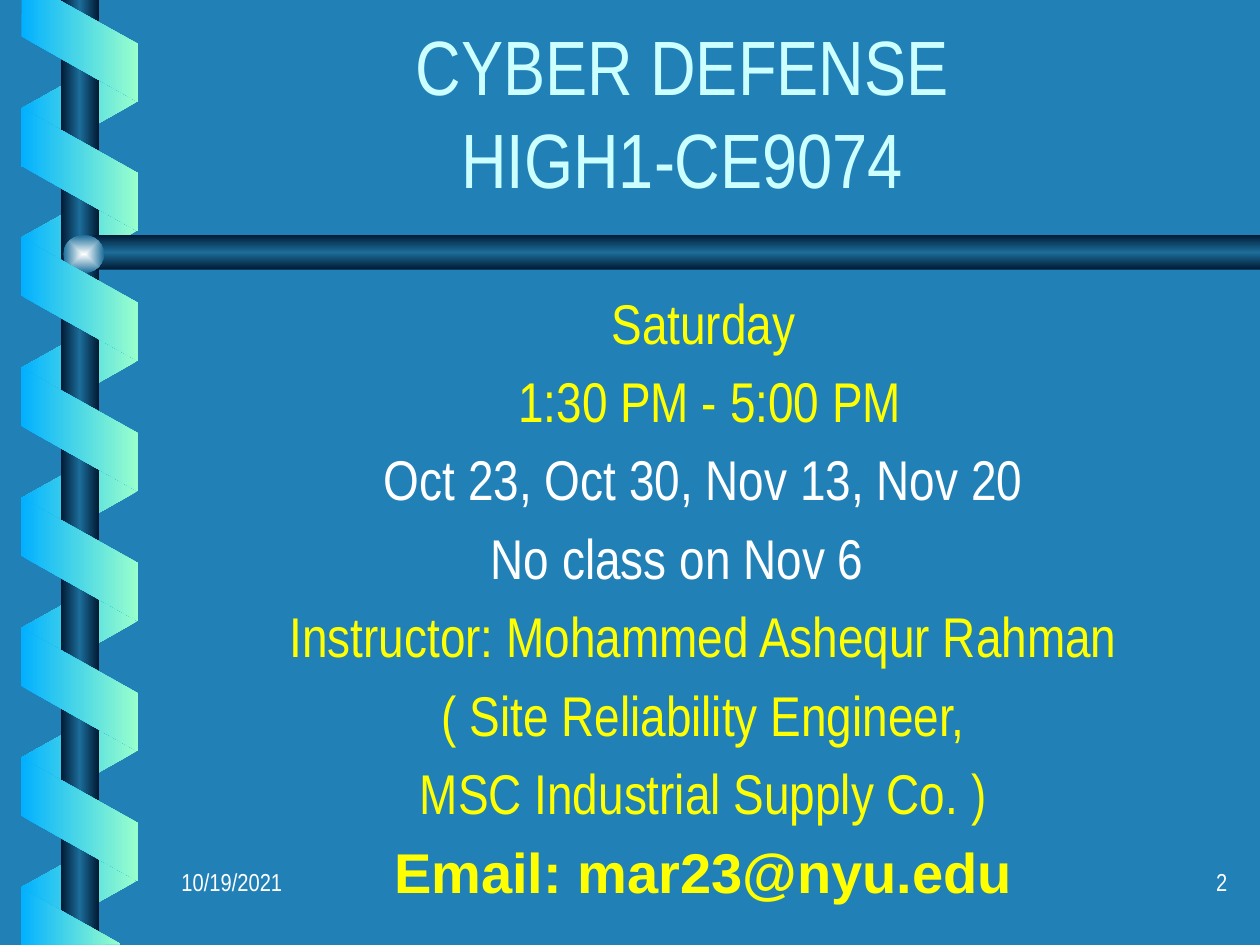
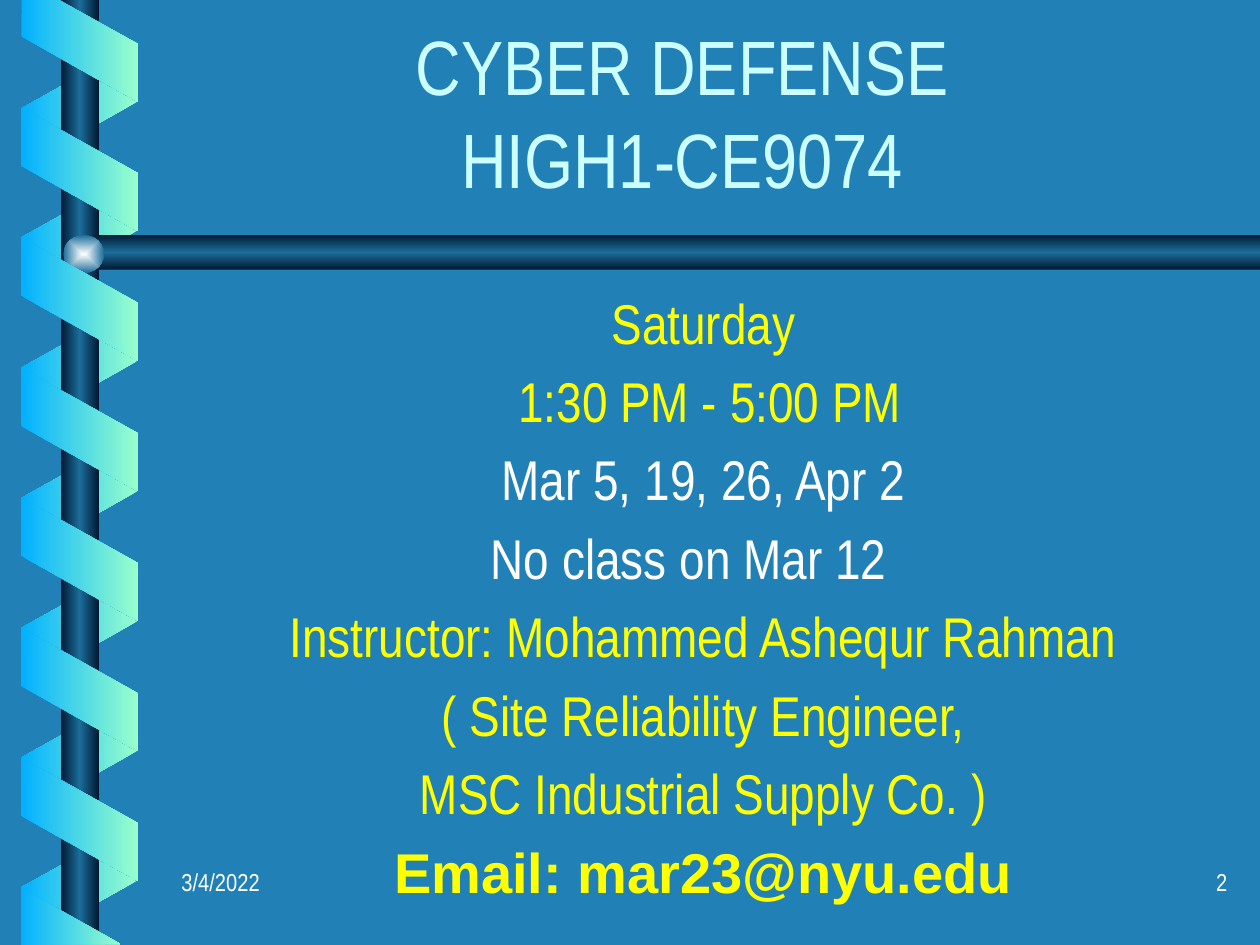
Before and after one commit to mar2nyuedu/cybersecurity, a slide deck: slide 2 of cyber_security.pptx. Drawn at 1260x945 pixels with LibreOffice and Linux fonts; fonts in the diff are those of the drawing; background and template pictures are left out. Boxes give left, top, right and bottom in pixels: in the first picture for what was removed or moved away, otherwise in the second. Text is boxed around its words. In the diff, an @@ line names an element or a change of style, - is before the commit and + after.

```diff
--- a/cyber_security.pptx
+++ b/cyber_security.pptx
@@ text at <box>491,461,905,580</box>: text changed @@
-Oct 23, Oct 30, Nov 13, Nov 20
-No class on Nov 6
+Mar 5, 19, 26, Apr 2
+No class on Mar 12
@@ text at <box>181,873,259,892</box>: text changed @@
-10/19/2021
+3/4/2022
```
Also in this commit, not shown: 7 other slides changed, 1 other file.
